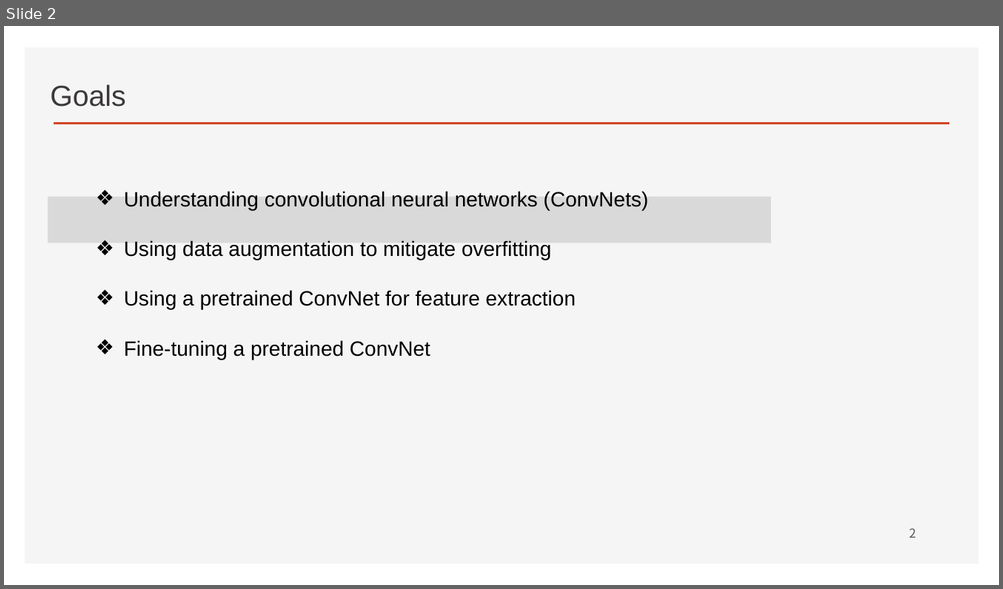
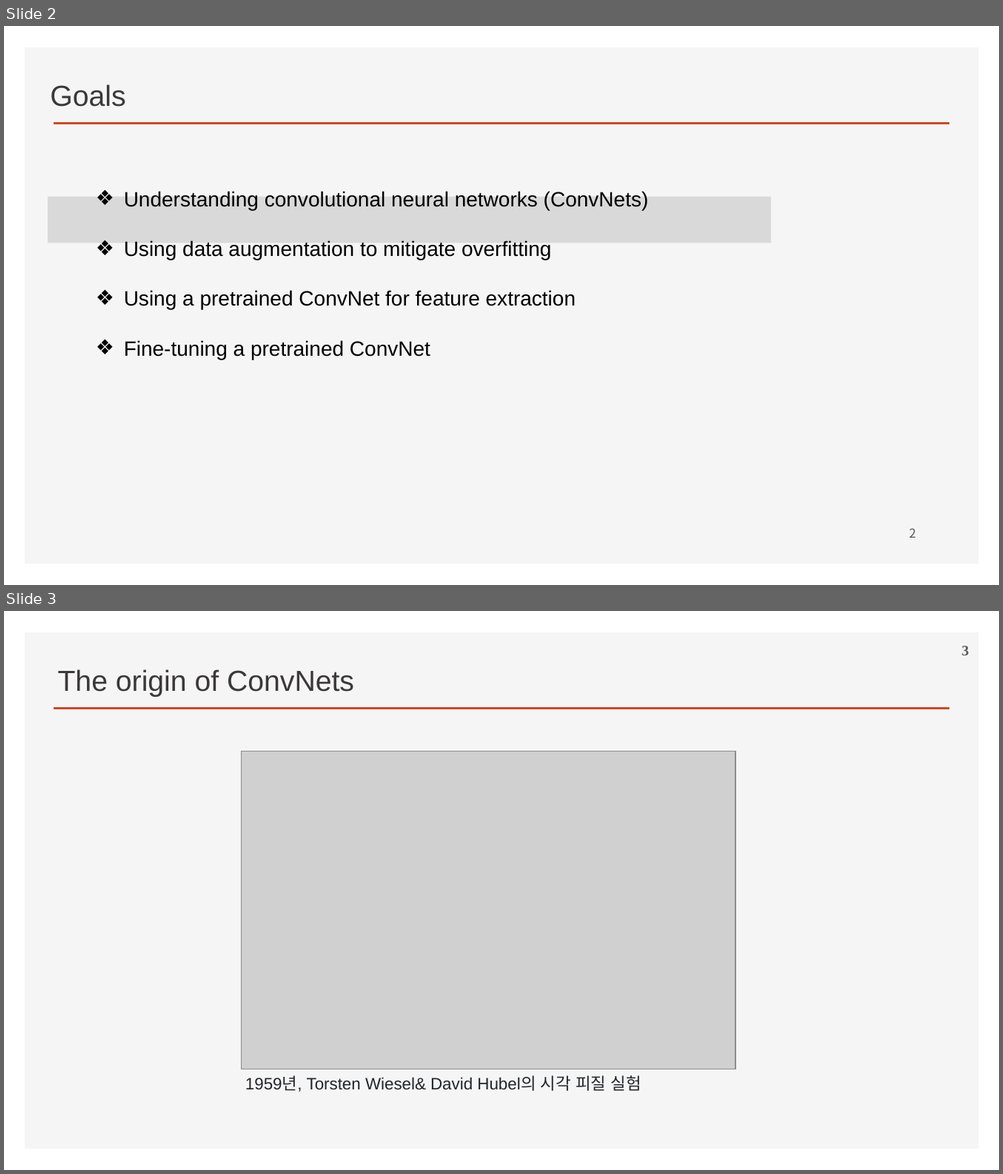
Before and after one commit to ancestor9/2026_Fall_Deep-Learning-with-Python, a slide deck: Chapter 08 Image Classification.pptx. Shown one above the other, each under a label of ours: slide 2 before the commit, slides 2 and 3 after it. The pictures are 1003x589 and 1003x1174 pixels, drawn with LibreOffice and Linux fonts; fonts in the diff are those of the drawing; grey boxes stand for pictures; background and template pictures are left out. Boxes give left, top, right and bottom in pixels: in the first picture for what was removed or moved away, otherwise in the second. Text is boxed around its words. In the diff, an @@ line names an element or a change of style, - is before the commit and + after.

```diff
--- a/Chapter 08 Image Classification.pptx
+++ b/Chapter 08 Image Classification.pptx
@@ slide 3 added at (x1=4, y1=611, x2=999, y2=1170), background #FFFFFF; not listed: 2 template elements that a slide beside it also shows @@
@@ page number added at (x1=962, y1=646, x2=969, y2=655), 14 pt, text #595959, bold @@
+3
@@ text added at (x1=58, y1=669, x2=354, y2=697), 28 pt, text #3B3838 @@
+The origin of ConvNets
@@ picture added at (x1=242, y1=752, x2=735, y2=1070) @@
@@ text added at (x1=245, y1=1076, x2=640, y2=1092), 16 pt, text #212529 @@
+1959년, Torsten Wiesel& David Hubel의 시각 피질 실험
```
